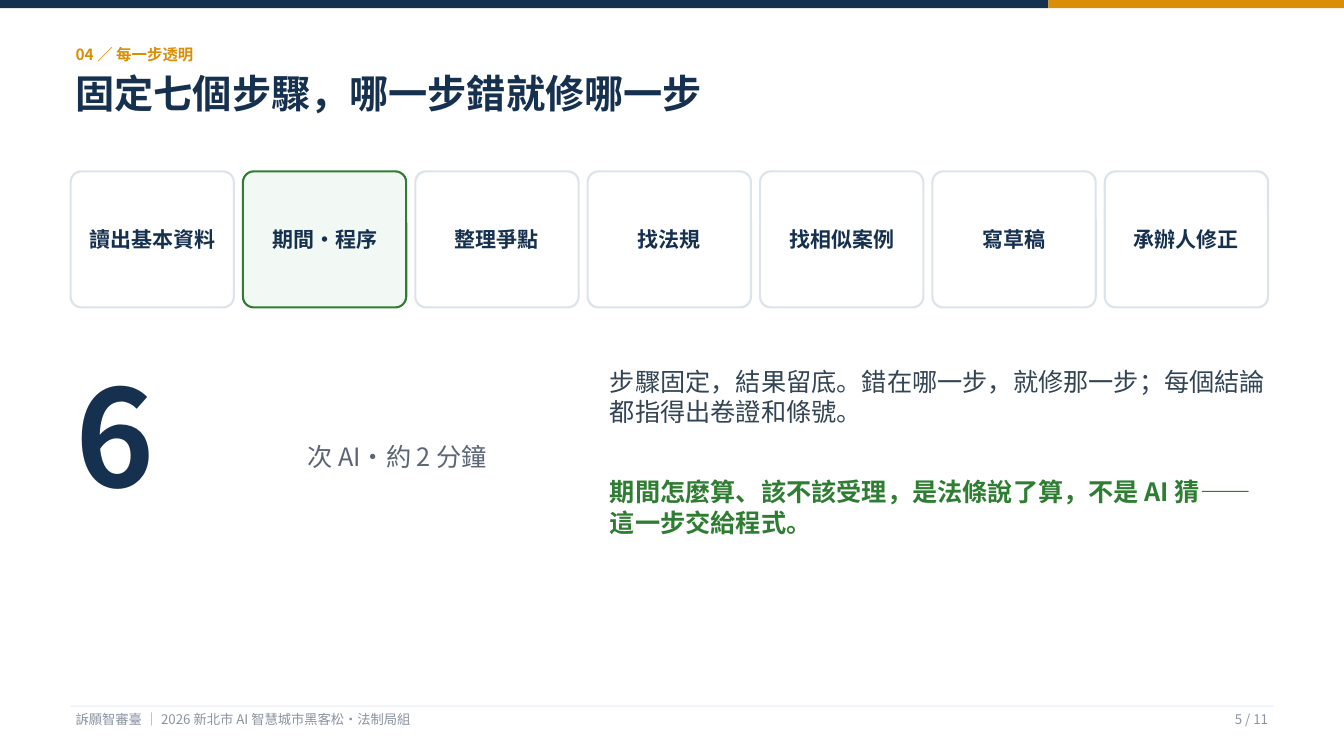
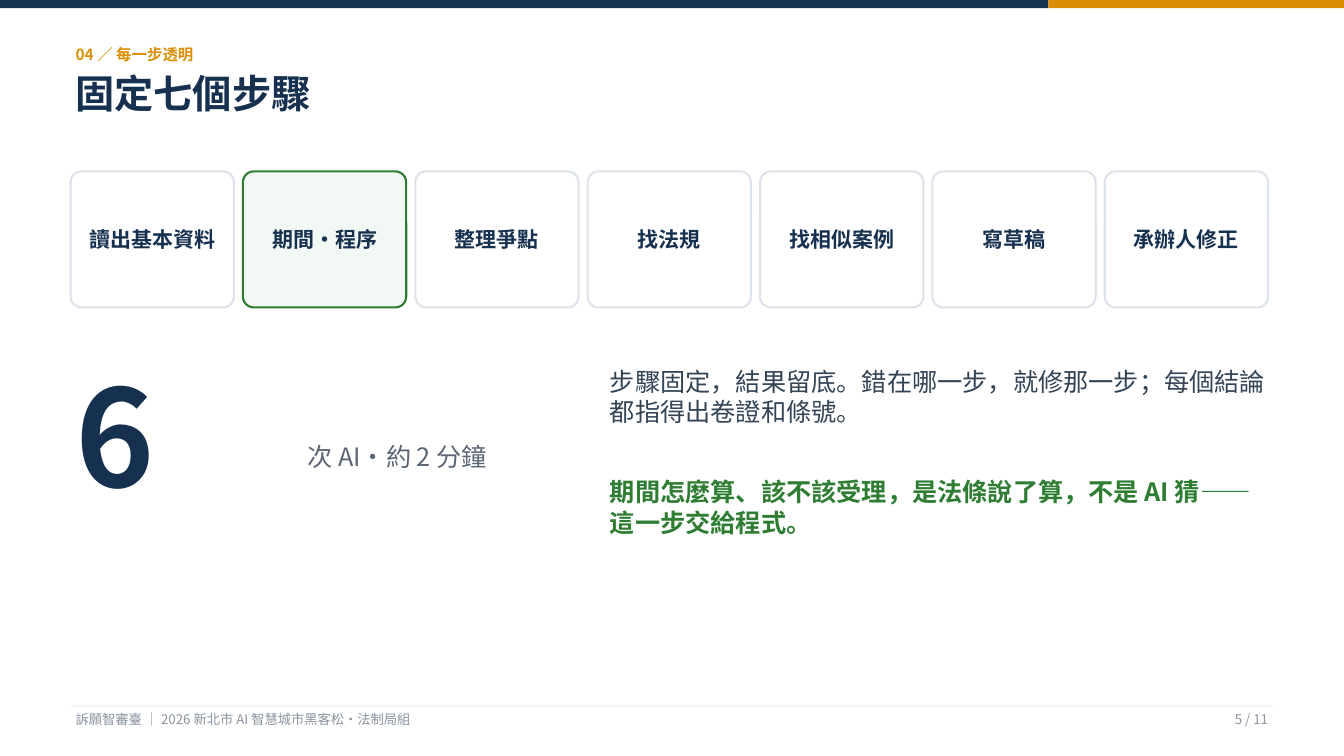
Before and after one commit to KevinMursh/hackathon_wisxxxx, a slide deck: slide 5 of docs/提案/提案簡報-訴願智審臺.pptx. Drawn at 1344x756 pixels with LibreOffice and Linux fonts; fonts in the diff are those of the drawing. Boxes give left, top, right and bottom in pixels: in the first picture for what was removed or moved away, otherwise in the second. Text is boxed around its words. In the diff, an @@ line names an element or a change of style, - is before the commit and + after.

```diff
--- a/docs/提案/提案簡報-訴願智審臺.pptx
+++ b/docs/提案/提案簡報-訴願智審臺.pptx
@@ text at bbox=[76, 74, 311, 112]: text changed @@
-固定七個步驟，哪一步錯就修哪一步
+固定七個步驟
```
Also in this commit, not shown: 1 other slide changed, 2 other files.
